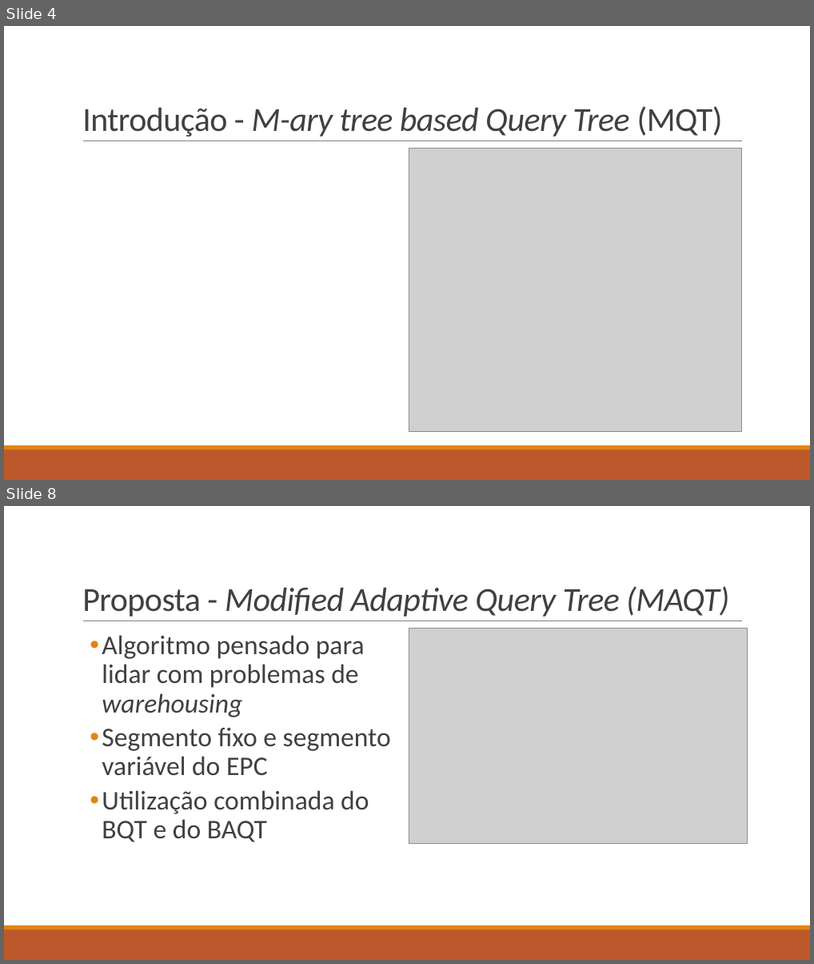
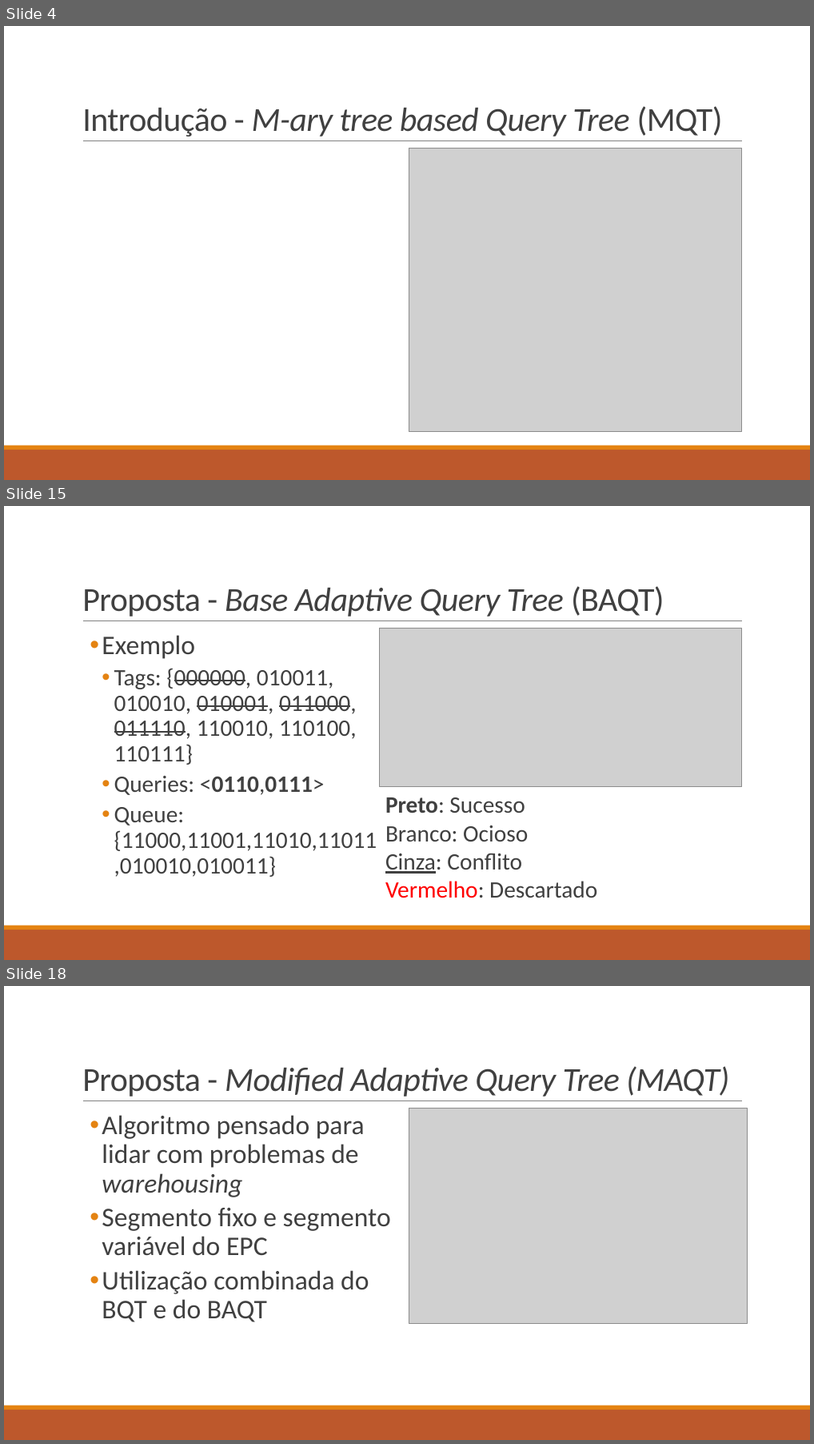
Before and after one commit to DMCabessa/Siscom, a slide deck: Presentation/A New Adaptive Query Tree on Resolving RFID.pptx. Shown one above the other, each under a label of ours: slides 4 and 8 before the commit, slides 4, 15 and 18 after it; the slides between them are not shown. The pictures are 814x964 and 814x1444 pixels, drawn with LibreOffice and Linux fonts; fonts in the diff are those of the drawing; grey boxes stand for pictures. Boxes give left, top, right and bottom in pixels: in the first picture for what was removed or moved away, otherwise in the second. Text is boxed around its words. In the diff, an @@ line names an element or a change of style, - is before the commit and + after.

```diff
--- a/Presentation/A New Adaptive Query Tree on Resolving RFID.pptx
+++ b/Presentation/A New Adaptive Query Tree on Resolving RFID.pptx
@@ slide 15 added at (4,506,810,960), background #FFFFFF; not listed: 3 template elements that a slide beside it also shows @@
@@ title added at (82,586,665,616), 40 pt, text #404040, italic @@
+Proposta - Base Adaptive Query Tree (BAQT)
@@ text added at (102,635,378,876), 28 pt, text #404040 @@
+  • Exemplo
+    • Tags: {000000, 010011, 010010, 010001, 011000, 011110, 110010, 110100, 110111}
+    • Queries: <0110,0111>
+    • Queue: {11000,11001,11010,11011,010010,010011}
@@ picture added at (380,628,742,787) @@
@@ text added at (386,797,598,898), 28 pt, text #404040 @@
+Preto: Sucesso
+Branco: Ocioso
+Cinza: Conflito
+Vermelho: Descartado
@@ what was slide 8 is now slide 18 @@
```
Also in this commit, not shown: 3 slides changed, 9 other slides added, 12 other files.
